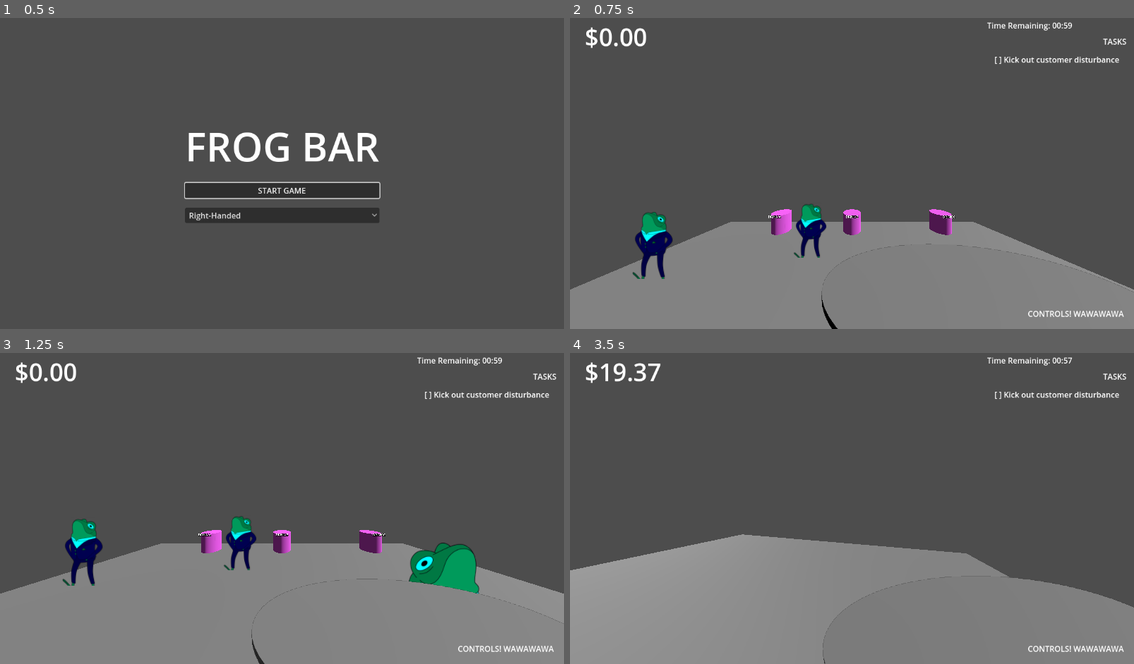
Above: before the commit, frames 1-4 (two rows, left to right).
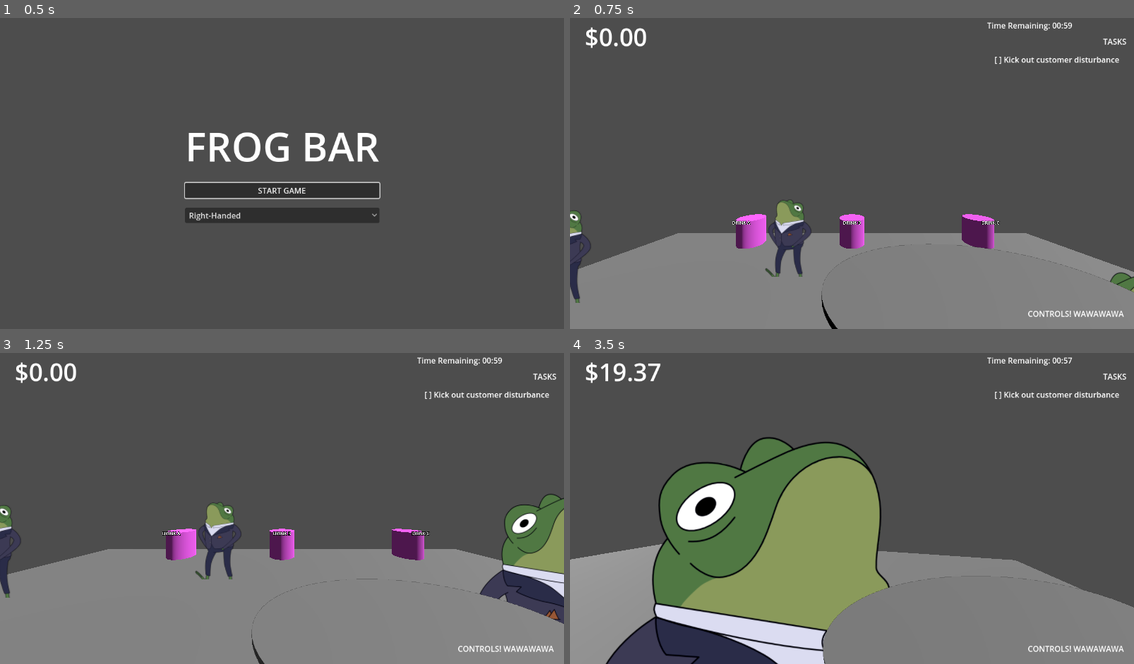
Above: after the commit, the same moments.

Repository: csweet22/FrogBar
Game: Godot game, scene res://Menus/main_menu.tscn
Same seed, same stepped clock (60 frames per second), same inputs: the game is played once before the commit and once after it. The engine's default icon, where the game draws it, is replaced by a stand-in: a white triangle on a blue panel in a dark square.
Inputs:
- Up to frame 1 (0.5 s): no input
- Up to frame 2 (0.75 s): click "START GAME" at 0.5 s
- Up to frame 3 (1.25 s): no input
- Up to frame 4 (3.5 s): tap Enter (ui_accept) at 1.25, 1.52, 2.27 s; hold D (move_right) 1.28-2.03 s; hold Space (interact) 1.28-2.03 s; hold S (move_down) 2.03-2.78 s; tap Space (interact) at 2.1 s; hold D (move_right) from 2.78 s (still down); hold Space (interact) from 2.78 s (still down)

Frame 1 is identical in both runs. In frame 2, 6.9% of the frame differs, in the area x 0-100%, y 58-92%; in frame 3, 11%; in frame 4, 27%, in the area x 0-91%, y 26-100%.

Commit message:
Male frog

Diff:
--- a/Entities/frog.gd
+++ b/Entities/frog.gd
@@ -21,9 +21,13 @@
 
 func _ready() -> void:
 	rng.randomize()
-	$SpriteOrigin/MainSprite.flip_h = rng.randi_range(0, 1) == 0
-	if rng.randi_range(0, 1) == 0:
-		$SpriteOrigin/MainSprite.modulate = Color.AQUA
+	var flipped = rng.randi_range(0, 1) == 0
+	$SpriteOrigin/MainSprite.flip_h = flipped
+	$SpriteOrigin/Hand.flip_h = flipped
+
+	if flipped:
+		$SpriteOrigin/MainSprite.position.x *= -1
+		$SpriteOrigin/Hand.position.x *= -1
 
 	# Randomize drink want (cannot be no match)
 	while drink_want == Drinks.DrinkType.NO_MATCH:
@@ -112,10 +116,13 @@
 			$BubbleRoot.visible = false
 			# remove drink from tray with signal
 			drink_gotten.emit(drink)
+			$SpriteOrigin/MainSprite.play("drink_neutral")
 			get_random_drink()
 			$DrinkingTimer.start()
 			$DrinkingTimer.timeout.connect( func():
 				set_drink_state(DrinkState.NO_DRINK)
+				$SpriteOrigin/MainSprite.play("relax_neutral")
+
 			)
 
 
@@ -132,3 +139,7 @@
 	drink_state = DrinkState.WANTS_DRINK
 	$BubbleRoot.visible = true
 	$BubbleRoot/Label3D.text = "I want to drink " + str( Drinks.DrinkType.keys()[drink_want])
+
+
+func _on_main_sprite_animation_changed() -> void:
+	$SpriteOrigin/Hand.visible = ($SpriteOrigin/MainSprite.animation as StringName).containsn("drink")
--- a/Entities/frog.tscn
+++ b/Entities/frog.tscn
@@ -1,21 +1,12 @@
 [gd_scene load_steps=7 format=3 uid="uid://em305t33pc75"]
 
 [ext_resource type="Script" path="res://Entities/frog.gd" id="1_ayld7"]
-[ext_resource type="Texture2D" uid="uid://bvm4dupurs1jc" path="res://Gfx/frog_MAN_relax_TEST.png" id="2_lfkgo"]
+[ext_resource type="SpriteFrames" uid="uid://cyhosoqctpejp" path="res://Entities/frog_man_sprites.tres" id="2_n5f1c"]
+[ext_resource type="Texture2D" uid="uid://dhwilqoukx5vr" path="res://Gfx/MAN FINGERS.png" id="3_gb4b3"]
 [ext_resource type="Texture2D" uid="uid://dm3tk1yy87s7h" path="res://icon.svg" id="3_ha7wd"]
 
 [sub_resource type="CapsuleShape3D" id="CapsuleShape3D_uvtbl"]
-
-[sub_resource type="SpriteFrames" id="SpriteFrames_2bcvu"]
-animations = [{
-"frames": [{
-"duration": 1.0,
-"texture": ExtResource("2_lfkgo")
-}],
-"loop": true,
-"name": &"default",
-"speed": 5.0
-}]
+radius = 0.653424
 
 [sub_resource type="CapsuleShape3D" id="CapsuleShape3D_jdarc"]
 radius = 0.735
@@ -50,9 +41,18 @@
 [node name="SpriteOrigin" type="Node3D" parent="."]
 
 [node name="MainSprite" type="AnimatedSprite3D" parent="SpriteOrigin"]
-transform = Transform3D(0.15, 0, 0, 0, 0.15, 0, 0, 0, 1, -0.1, 1, 0)
+transform = Transform3D(0.15, 0, 0, 0, 0.15, 0, 0, 0, 1, -0.2, 1, 0)
 billboard = 2
-sprite_frames = SubResource("SpriteFrames_2bcvu")
+sprite_frames = ExtResource("2_n5f1c")
+animation = &"relax_neutral"
+frame_progress = 0.254903
+
+[node name="Hand" type="Sprite3D" parent="SpriteOrigin"]
+transform = Transform3D(0.15, 0, 0, 0, 0.15, 0, 0, 0, 1, -0.2, 1, 0)
+visible = false
+sorting_offset = 1.0
+billboard = 2
+texture = ExtResource("3_gb4b3")
 
 [node name="InteractionArea" type="Area3D" parent="."]
 
@@ -78,3 +78,5 @@
 [node name="DrinkingTimer" type="Timer" parent="."]
 wait_time = 6.0
 one_shot = true
+
+[connection signal="animation_changed" from="SpriteOrigin/MainSprite" to="." method="_on_main_sprite_animation_changed"]
--- /dev/null
+++ b/Entities/frog_man_sprites.tres
@@ -0,0 +1,65 @@
+[gd_resource type="SpriteFrames" load_steps=7 format=3 uid="uid://cyhosoqctpejp"]
+
+[ext_resource type="Texture2D" uid="uid://ca433fwtkm5pl" path="res://Gfx/MAN DRINK ANGRY.png" id="1_e8irh"]
+[ext_resource type="Texture2D" uid="uid://bgpj1gnvc2ck8" path="res://Gfx/MAN RELAX ANGRY.png" id="1_mkohb"]
+[ext_resource type="Texture2D" uid="uid://bks1cbl2jei3d" path="res://Gfx/MAN DRINK NEUTRAL.png" id="1_w17ov"]
+[ext_resource type="Texture2D" uid="uid://blltnvwtyquby" path="res://Gfx/MAN RELAX NEUTRAL.png" id="3_mx2dy"]
+[ext_resource type="Texture2D" uid="uid://csjxyb5ogerri" path="res://Gfx/MAN DRINK TALK.png" id="3_uqpr4"]
+[ext_resource type="Texture2D" uid="uid://b0ctraicetoe7" path="res://Gfx/MAN RELAX TALK.png" id="4_xgdrj"]
+
+[resource]
+animations = [{
+"frames": [{
+"duration": 1.0,
+"texture": ExtResource("1_e8irh")
+}],
+"loop": true,
+"name": &"drink_angry",
+"speed": 5.0
+}, {
+"frames": [{
+"duration": 1.0,
+"texture": ExtResource("1_w17ov")
+}],
+"loop": true,
+"name": &"drink_neutral",
+"speed": 5.0
+}, {
+"frames": [{
+"duration": 1.0,
+"texture": ExtResource("1_w17ov")
+}, {
+"duration": 1.0,
+"texture": ExtResource("3_uqpr4")
+}],
+"loop": true,
+"name": &"drink_talk",
+"speed": 5.0
+}, {
+"frames": [{
+"duration": 1.0,
+"texture": ExtResource("1_mkohb")
+}],
+"loop": true,
+"name": &"relax_angry",
+"speed": 5.0
+}, {
+"frames": [{
+"duration": 1.0,
+"texture": ExtResource("3_mx2dy")
+}],
+"loop": true,
+"name": &"relax_neutral",
+"speed": 5.0
+}, {
+"frames": [{
+"duration": 1.0,
+"texture": ExtResource("3_mx2dy")
+}, {
+"duration": 1.0,
+"texture": ExtResource("4_xgdrj")
+}],
+"loop": true,
+"name": &"relax_talk",
+"speed": 5.0
+}]
--- a/main_level.tscn
+++ b/main_level.tscn
@@ -10,8 +10,10 @@
 [sub_resource type="Environment" id="Environment_nvwhm"]
 
 [sub_resource type="NavigationMesh" id="NavigationMesh_5ocl7"]
-vertices = PackedVector3Array(-7.5, 0.5, -7.5, -7.5, 0.5, 7.5, 7.5, 0.5, 7.5, 7.5, 0.5, -7.5)
+vertices = PackedVector3Array(-7.5, 0.2, -7.5, -7.5, 0.2, 7.5, 7.5, 0.2, 7.5, 7.5, 0.2, -7.5)
 polygons = [PackedInt32Array(3, 2, 0), PackedInt32Array(0, 2, 1)]
+cell_size = 0.1
+cell_height = 0.1
 
 [node name="MainLevel" type="Node3D"]
 script = ExtResource("1_xcfvw")
@@ -20,10 +22,10 @@
 transform = Transform3D(1, 0, 0, 0, 1, 0, 0, 0, 1, 0, 1, 0)
 
 [node name="Camera3D" type="Camera3D" parent="Player"]
-transform = Transform3D(1, 0, 0, 0, 1, 0, 0, 0, 1, 0, 2.5, -0.679)
+transform = Transform3D(1, 0, 0, 0, 1, 0, 0, 0, 1, 0, 2, -0.679)
 cull_mask = 1048573
 environment = SubResource("Environment_nvwhm")
-fov = 110.0
+fov = 90.0
 
 [node name="HudMenu" parent="." instance=ExtResource("2_68xt6")]
 z_index = 10
Binary file added: Gfx/MAN DRINK ANGRY.png
Not shown, added: Gfx/MAN DRINK ANGRY.png.import
Binary file added: Gfx/MAN DRINK NEUTRAL.png
Not shown, added: Gfx/MAN DRINK NEUTRAL.png.import
Binary file added: Gfx/MAN DRINK TALK.png
Not shown, added: Gfx/MAN DRINK TALK.png.import
Binary file added: Gfx/MAN FINGERS.png
Not shown, added: Gfx/MAN FINGERS.png.import
Binary file added: Gfx/MAN RELAX ANGRY.png
Not shown, added: Gfx/MAN RELAX ANGRY.png.import
Binary file added: Gfx/MAN RELAX NEUTRAL.png
Not shown, changed: Gfx/MAN RELAX NEUTRAL.png.import
(and 17 more such lines)
